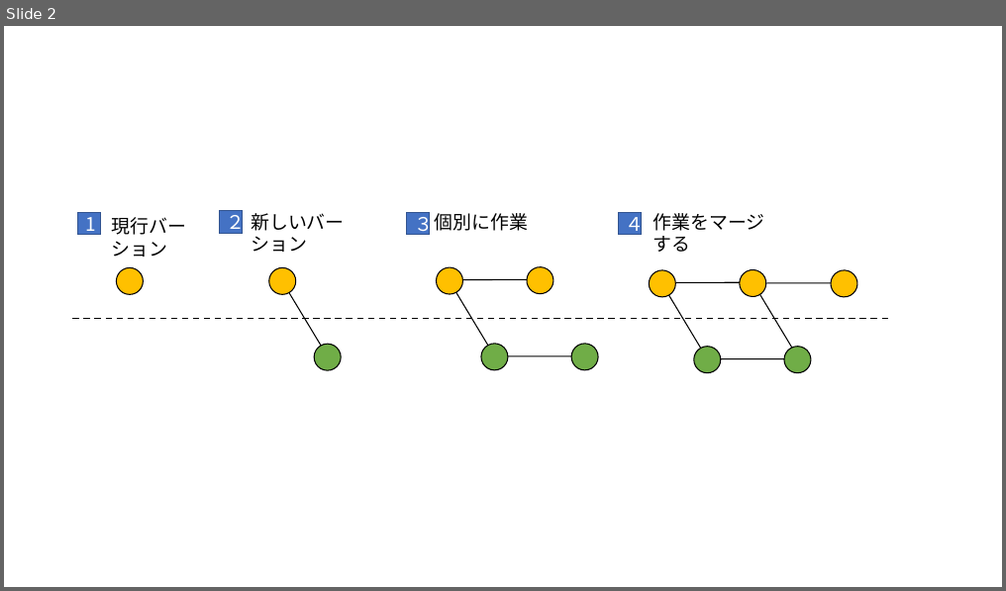
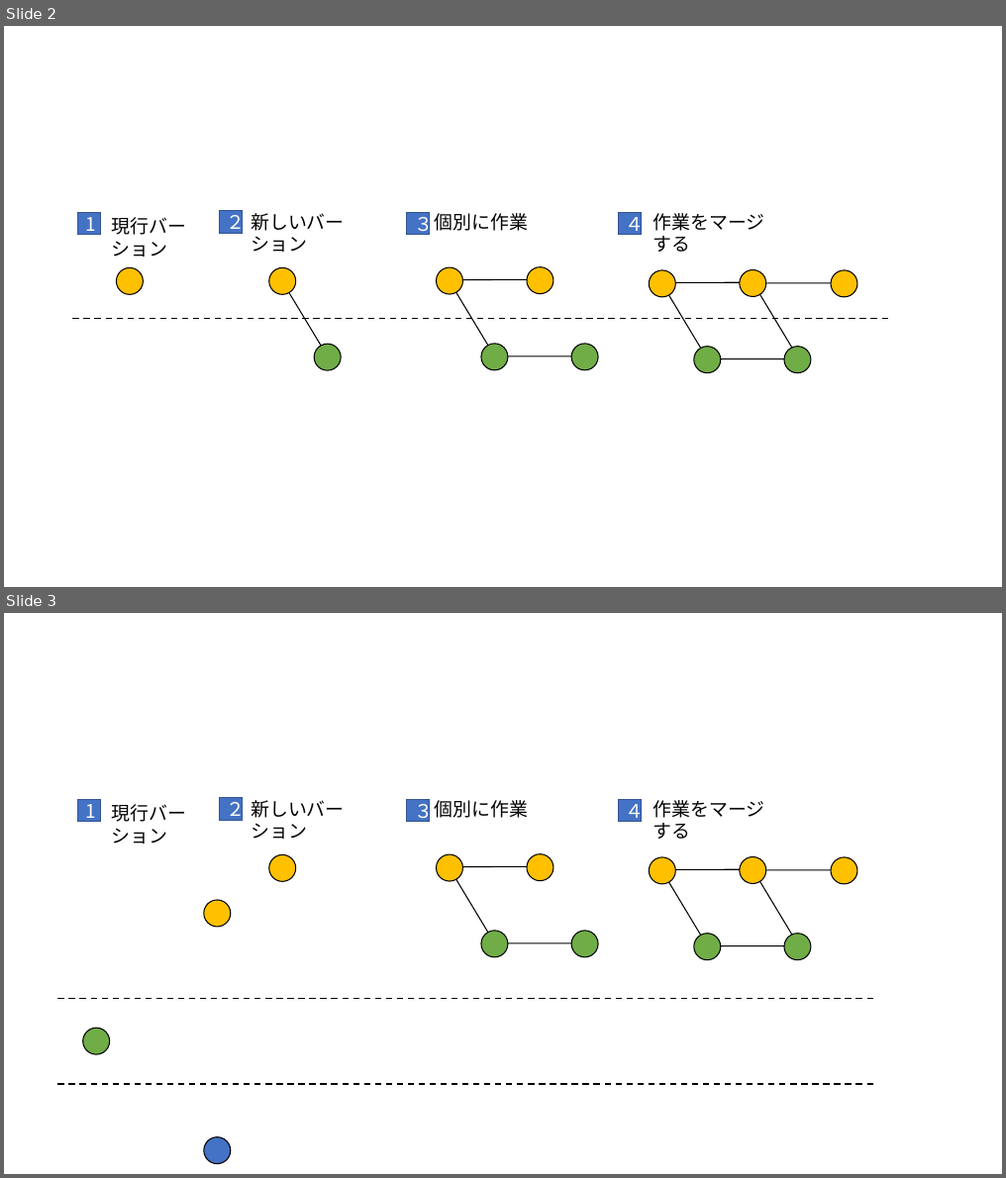
Before and after one commit to lvzeyu/css_tohoku, a slide deck: css_tohoku/Figure/figure.pptx. Shown one above the other, each under a label of ours: slide 2 before the commit, slides 2 and 3 after it. The pictures are 1006x591 and 1006x1178 pixels, drawn with LibreOffice and Linux fonts; fonts in the diff are those of the drawing. Boxes give left, top, right and bottom in pixels: in the first picture for what was removed or moved away, otherwise in the second. Text is boxed around its words. In the diff, an @@ line names an element or a change of style, - is before the commit and + after.

```diff
--- a/css_tohoku/Figure/figure.pptx
+++ b/css_tohoku/Figure/figure.pptx
@@ slide 3 added at [4, 613, 1002, 1174], background #FFFFFF @@
@@ rectangle added at [78, 799, 101, 822], fill #4472C4, outline #325491 1 pt, 18 pt, text #FFFFFF @@
+1
@@ text added at [111, 804, 186, 844], 18 pt, text #000000 @@
+現行バーション
@@ rectangle added at [220, 798, 242, 820], fill #4472C4, outline #325491 1 pt, 18 pt, text #FFFFFF @@
+２
@@ text added at [251, 800, 344, 839], 18 pt, text #000000 @@
+新しいバーション
@@ rectangle added at [407, 799, 430, 822], fill #4472C4, outline #325491 1 pt, 18 pt, text #FFFFFF @@
+３
@@ text added at [435, 800, 528, 818], 18 pt, text #000000 @@
+個別に作業
@@ rectangle added at [619, 799, 642, 822], fill #4472C4, outline #325491 1 pt, 18 pt, text #FFFFFF @@
+４
@@ text added at [653, 800, 765, 839], 18 pt, text #000000 @@
+作業をマージする
@@ ellipse added at [266, 852, 299, 885], fill #FFC000, outline #000000 1 pt @@
@@ ellipse added at [433, 852, 466, 885], fill #FFC000, outline #000000 1 pt @@
@@ line added from (456, 879) to (488, 933), #000000 1 pt @@
@@ line added from (463, 866) to (527, 866), #000000 1 pt @@
@@ ellipse added at [526, 854, 554, 881], fill #FFC000, outline #000000 1 pt @@
@@ ellipse added at [647, 855, 679, 888], fill #FFC000, outline #000000 1 pt @@
@@ line added from (675, 869) to (740, 869), #000000 1 pt @@
@@ ellipse added at [740, 857, 767, 884], fill #FFC000, outline #000000 1 pt @@
@@ line added from (767, 870) to (831, 870), #000000 1 pt @@
@@ ellipse added at [831, 858, 859, 885], fill #FFC000, outline #000000 1 pt @@
@@ ellipse added at [204, 900, 231, 928], fill #FFC000, outline #000000 1 pt @@
@@ line added from (668, 882) to (701, 935), #000000 1 pt @@
@@ line added from (760, 881) to (792, 934), #000000 1 pt @@
@@ ellipse added at [476, 926, 513, 962], fill #70AD47, outline #000000 1 pt @@
@@ ellipse added at [566, 926, 603, 962], fill #70AD47, outline #000000 1 pt @@
@@ ellipse added at [689, 929, 726, 965], fill #70AD47, outline #000000 1 pt @@
@@ ellipse added at [779, 929, 816, 965], fill #70AD47, outline #000000 1 pt @@
@@ line added from (508, 944) to (571, 944), #000000 1 pt @@
@@ line added from (721, 947) to (784, 947), #000000 1 pt @@
@@ line added from (57, 998) to (874, 998), #000000 1.5 pt dashed @@
@@ ellipse added at [77, 1023, 115, 1059], fill #70AD47, outline #000000 1 pt @@
@@ line added from (57, 1084) to (874, 1084), #000000 1.5 pt dashed @@
@@ ellipse added at [204, 1138, 231, 1164], fill #4472C4, outline #000000 1 pt @@
```
Also in this commit, not shown: 1 other slide added, 31 other files.
